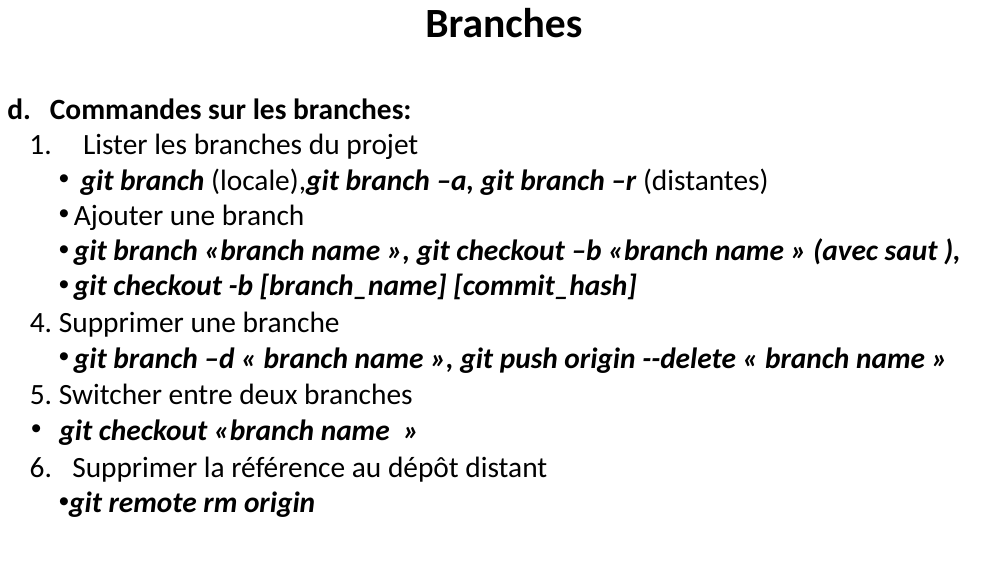
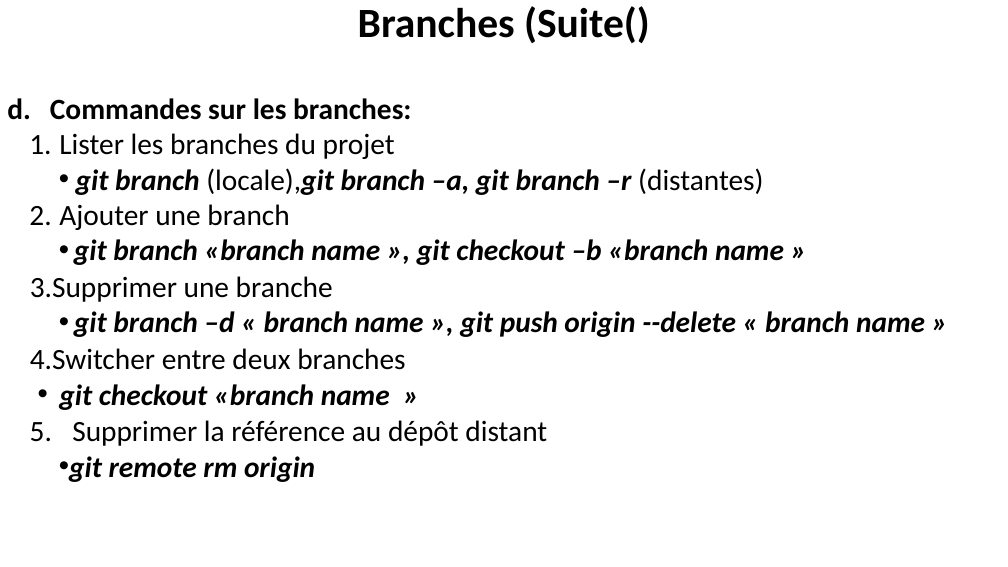
Before and after one commit to belakebiboussad/form, a slide deck: slide 13 of Formation Git.pptx. Drawn at 1008x567 pixels with LibreOffice and Linux fonts; fonts in the diff are those of the drawing. Boxes give left, top, right and bottom in pixels: in the first picture for what was removed or moved away, otherwise in the second. Text is boxed around its words. In the diff, an @@ line names an element or a change of style, - is before the commit and + after.

```diff
--- a/Formation Git.pptx
+++ b/Formation Git.pptx
@@ title at (358, 6, 650, 43): text changed @@
-Branches
+Branches (Suite()
@@ text at (30, 133, 763, 446): indent changed; bullet • to 1. @@
@@ text at (74, 239, 784, 265): text changed @@
-  • git branch «branch name », git checkout –b «branch name » (avec saut ),
-  • git checkout -b [branch_name] [commit_hash]
+  • git branch «branch name », git checkout –b «branch name »
```
Also in this commit, not shown: 17 other slides changed, 6 slides added, 6 slides removed, 3 other files.
